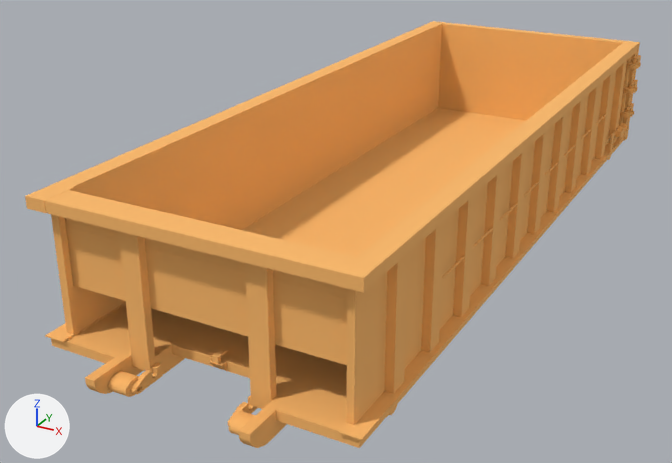
The OBJ model scripts/assets/20YardRecDumpsterOrange.obj, before and after one commit.
Camera for both pictures: a 50 mm lens placed at (116.0, -257.0, 102.0), pointed at (-16.0, -18.0, -18.0). Arrows for +X, +Y and +Z are at lower left; the lights stay in place. Where no turn or scale is listed for an object, it has been applied to the vertices.
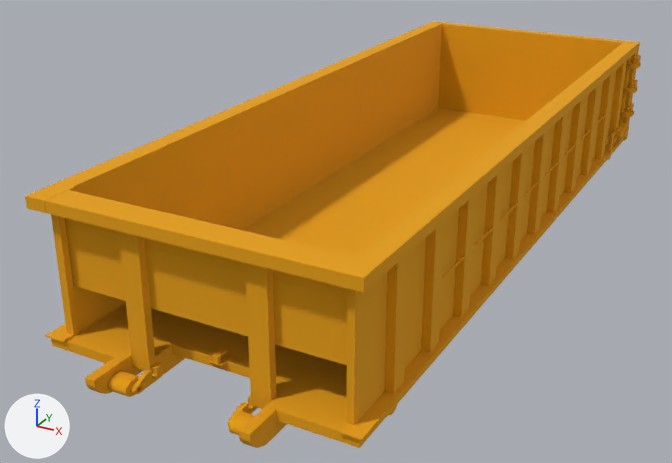
The newer file is also rescaled (x0.458) as a whole; pictures and numbers use the older file's frame.

The change, as a list of edits to the scene's bpy script:
```text
Change mat_metallic_0:
    mat_metallic_0.base_color: (1.0, 0.498, 0.145) -> (0.8, 0.353, 0.0)  # orange #ffbb6a -> orange #e7a000
```

Changed parts and their boxes (x1, y1, x2, y2) in the pictures (672 x 463 px):
'Object.2', recoloured: (25, 21, 641, 448) in both
'Object.1', recoloured: (130, 363, 163, 394) in both
